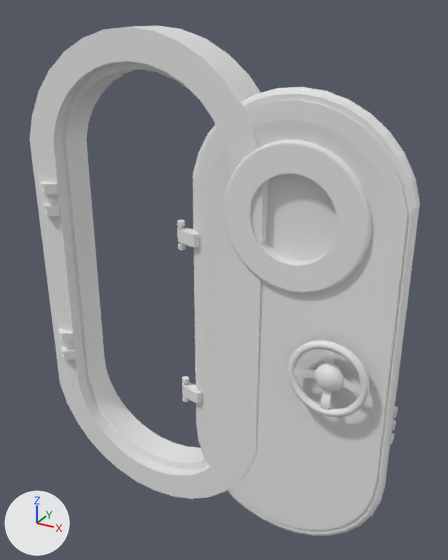
Renders of the FBX model ponorka/pretlak_dvere/dvere.fbx from each side of a commit.
Camera for both pictures: a camera (50 mm lens) standing at (3.57, -5.87, 5.05) and looking at (0.73, -0.71, 2.47). Lighting does not change. The marker at lower left points along +X, +Y and +Z. Where no turn or scale is listed for an object, it has been applied to the vertices.
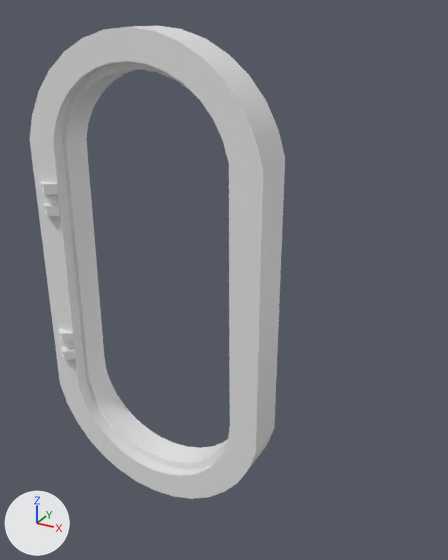
The newer file is also rescaled (x0.524), turned or shifted as a whole; pictures and numbers use the older file's frame.

Changed parts and their boxes (x1, y1, x2, y2) in the pictures (448 x 560 px):
'Cylinder.003', deleted: before (177, 87, 420, 536)
'BézierCurve.002', deleted: before (288, 340, 369, 417)

The change, as a diff of the scene's bpy script:
```diff
--- a/ponorka/pretlak_dvere/dvere.fbx.py
+++ b/ponorka/pretlak_dvere/dvere.fbx.py
@@ ob_cylinder_003 @@
-ob_cylinder_003 = bpy.data.objects.new('Cylinder.003', me_cylinder_005)
-ob_cylinder_003.location = (0.4, -0.99, 2.09)
@@ ob_béziercurve_002 @@
-ob_béziercurve_002 = bpy.data.objects.new('BézierCurve.002', me_béziercurve_003)
-ob_béziercurve_002.location = (2.06, -0.9, 1.93)
```
